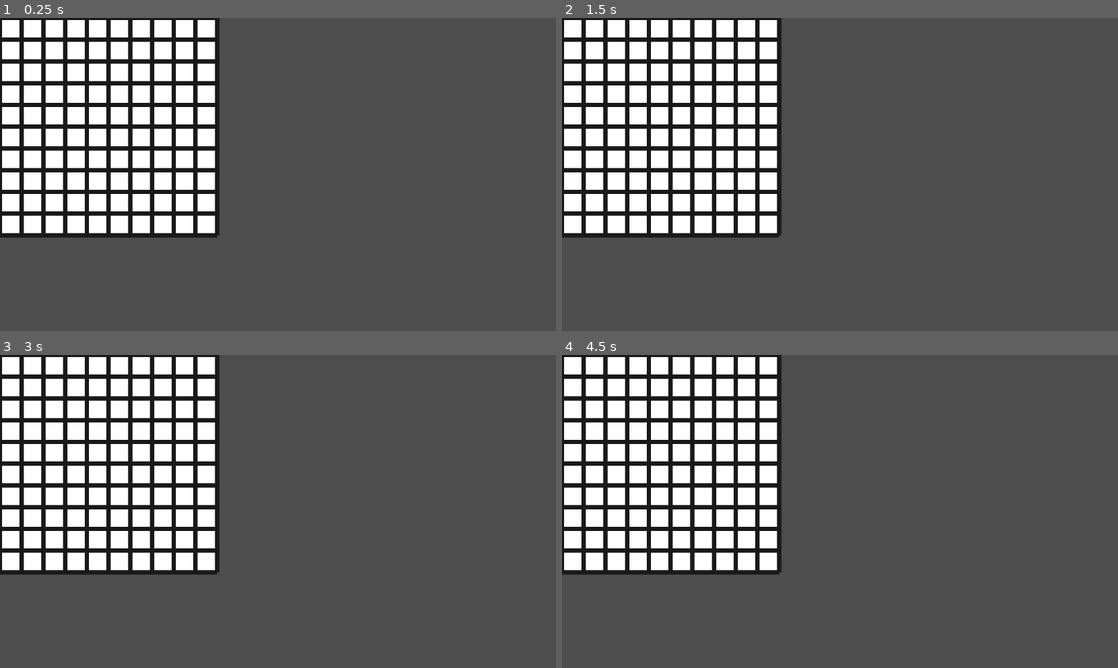
Above: before the commit, frames 1-4 (two rows, left to right).
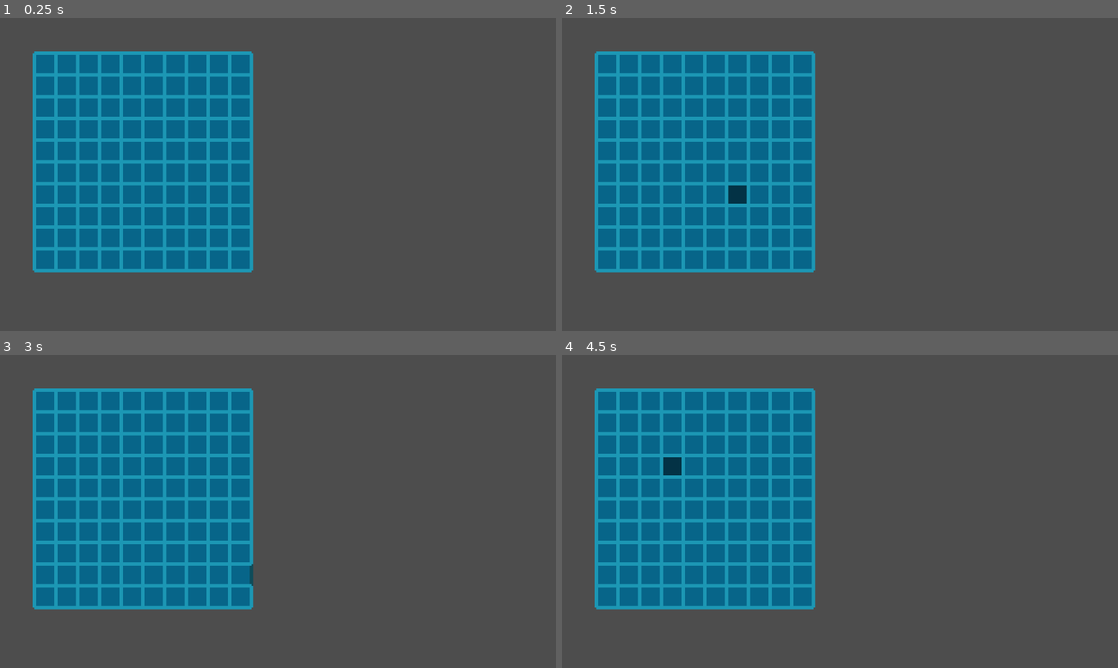
Above: after the commit, the same moments.

Repository: bjornarprytz/beneath-the-surface
Game: Godot game, scene res://main.tscn
Two runs of this game, one before a commit and one after it. Both use one fixed random seed, a clock stepped at 60 frames per second and the inputs below.
Inputs (mouse positions are in pixels of both pictures, inside the frame that each line leads up to):
- Up to frame 1 (0.25 s): no input
- Up to frame 2 (1.5 s): tap Enter at 0.5 s; move the mouse to (962, 158) at 0.52 s; tap Space at 1.25 s; move the mouse to (728, 190) at 1.27 s
- Up to frame 3 (3 s): move the mouse to (333, 442) at 2.02 s; tap Enter at 2.75 s; move the mouse to (250, 574) at 2.77 s
- Up to frame 4 (4.5 s): tap Space at 3.5 s; move the mouse to (1006, 558) at 3.52 s; tap Enter at 4.25 s; move the mouse to (673, 464) at 4.27 s

The runs differ from the first frame. In frame 1, 36% of the frame differs, in the area x 0-46%, y 0-82%; in frame 2, 36%; in frame 3, 36%; in frame 4, 36%.

Commit message:
more on map

Diff:
--- a/src/autoload/create.gd
+++ b/src/autoload/create.gd
@@ -10,9 +10,10 @@
 	tileScene.coordinates = coord
 	return tileScene
 
-func edge(v1: Vector2i, v2: Vector2i, size: float) -> Edge:
+func edge(v1: Vector2i, v2: Vector2i, size: float, thickness: float) -> Edge:
 	var edgeScene = edgeSpawner.instantiate() as Edge
 	edgeScene.size = size
+	edgeScene.thickness = thickness
 	edgeScene.v1 = v1
 	edgeScene.v2 = v2
 	return edgeScene
--- a/src/main.tscn
+++ b/src/main.tscn
@@ -5,3 +5,4 @@
 [node name="Node2D" type="Node2D"]
 
 [node name="Map" parent="." instance=ExtResource("1_j4qsy")]
+position = Vector2(79, 81)
--- a/src/systems/map/edge.gd
+++ b/src/systems/map/edge.gd
@@ -1,7 +1,7 @@
 class_name Edge
 extends Node2D
 
-@onready var line: Line2D = $Line
+@onready var background: ColorRect = $Background
 
 ## Coordinates correspond to the top left corner of a tile
 var v1: Vector2i
@@ -9,6 +9,7 @@
 var v2: Vector2i
 ## Length of the edge. This should the same across the board
 var size: float
+var thickness: float
 
 func get_neigbours() -> Array[Edge]:
 	var neigbours = []
@@ -26,5 +27,25 @@
 	return hardware
 
 func _draw() -> void:
-	line.add_point(Vector2(0, 0))
-	line.add_point((v2 - v1) * size)
+	if size == 0:
+		return
+
+	background.size = Vector2(size, thickness)
+	var halfHeight = thickness / 2
+	background.pivot_offset = Vector2(0, halfHeight)
+	background.position = Vector2(0, -halfHeight)
+	background.scale.y = thickness / size
+
+	if v2 - v1 == Vector2i.RIGHT:
+		background.rotation_degrees = 0
+	elif v2 - v1 == Vector2i.DOWN:
+		background.rotation_degrees = 90
+	else:
+		push_error("Weird edge direction %s" % (v2 - v1))
+		return
+
+func _on_background_mouse_entered() -> void:
+	background.modulate = Color(0.5, 0.5, 0.5, 1)
+
+func _on_background_mouse_exited() -> void:
+	background.modulate = Color(1, 1, 1, 1)
--- a/src/systems/map/edge.tscn
+++ b/src/systems/map/edge.tscn
@@ -5,5 +5,17 @@
 [node name="Edge" type="Node2D"]
 script = ExtResource("1_j3acv")
 
-[node name="Line" type="Line2D" parent="."]
-default_color = Color(0.0980392, 0.0980392, 0.0980392, 1)
+[node name="Background" type="ColorRect" parent="."]
+anchors_preset = 4
+anchor_top = 0.5
+anchor_bottom = 0.5
+offset_top = -20.0
+offset_right = 40.0
+offset_bottom = 20.0
+grow_vertical = 2
+scale = Vector2(1, 1.375)
+pivot_offset = Vector2(0, 20)
+color = Color(0.109804, 0.592157, 0.705882, 1)
+
+[connection signal="mouse_entered" from="Background" to="." method="_on_background_mouse_entered"]
+[connection signal="mouse_exited" from="Background" to="." method="_on_background_mouse_exited"]
--- a/src/systems/map/map.gd
+++ b/src/systems/map/map.gd
@@ -5,6 +5,7 @@
 @onready var edges = $Edges
 
 @export var tileSize: float = 50
+@export var edgeThickness: float = 20
 @export var data: MapData
 
 ## [X][Y] = tile
@@ -25,22 +26,24 @@
 			tiles.add_child(tile)
 		_tilesLookup.append(column)
 
-	# Create edge lookup |||
+	# Create edge columns
 	for x in range(data.width + 1):
 		var column = []
 		for y in range(data.height):
-			var edge = Create.edge(Vector2i(x, y), Vector2i(x, y + 1), tileSize)
+			var edge = Create.edge(Vector2i(x, y), Vector2i(x, y + 1), tileSize, edgeThickness)
 			edge.position = Vector2(x * tileSize, y * tileSize)
 			column.append(edge)
 			edges.add_child(edge)
 		_edgeColumnLookup.append(column)
 
-	# Create edge lookup ---
+	# Create edge rows
 	for x in range(data.width):
 		var row = []
 		for y in range(data.height + 1):
-			var edge = Create.edge(Vector2i(x, y), Vector2i(x + 1, y), tileSize)
+			var edge = Create.edge(Vector2i(x, y), Vector2i(x + 1, y), tileSize, edgeThickness)
 			edge.position = Vector2(x * tileSize, y * tileSize)
 			row.append(edge)
 			edges.add_child(edge)
 		_edgeRowLookup.append(row)
+
+	# Connect edges and tiles
--- a/src/systems/map/tile.gd
+++ b/src/systems/map/tile.gd
@@ -30,5 +30,14 @@
 	push_error("get_software() not implemented")
 	return []
 
+func _ready() -> void:
+	background.tooltip_text = str(coordinates)
+
 func _draw() -> void:
 	background.size = Vector2(size, size)
+
+func _on_background_mouse_entered() -> void:
+	background.modulate = Color(0.5, 0.5, 0.5, 1)
+
+func _on_background_mouse_exited() -> void:
+	background.modulate = Color(1, 1, 1, 1)
--- a/src/systems/map/tile.tscn
+++ b/src/systems/map/tile.tscn
@@ -8,3 +8,7 @@
 [node name="Background" type="ColorRect" parent="."]
 offset_right = 40.0
 offset_bottom = 40.0
+color = Color(0.027451, 0.396078, 0.537255, 1)
+
+[connection signal="mouse_entered" from="Background" to="." method="_on_background_mouse_entered"]
+[connection signal="mouse_exited" from="Background" to="." method="_on_background_mouse_exited"]
